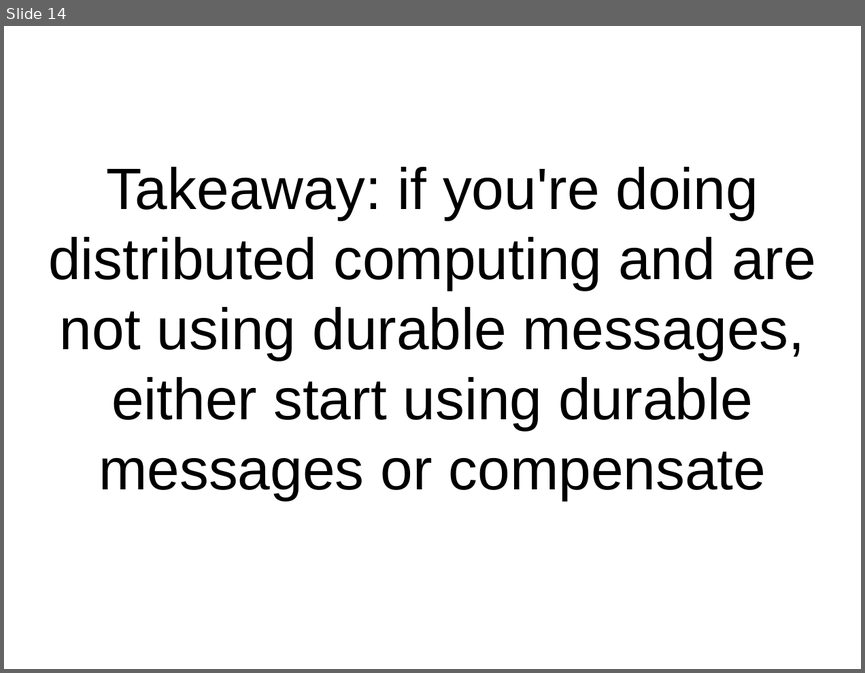
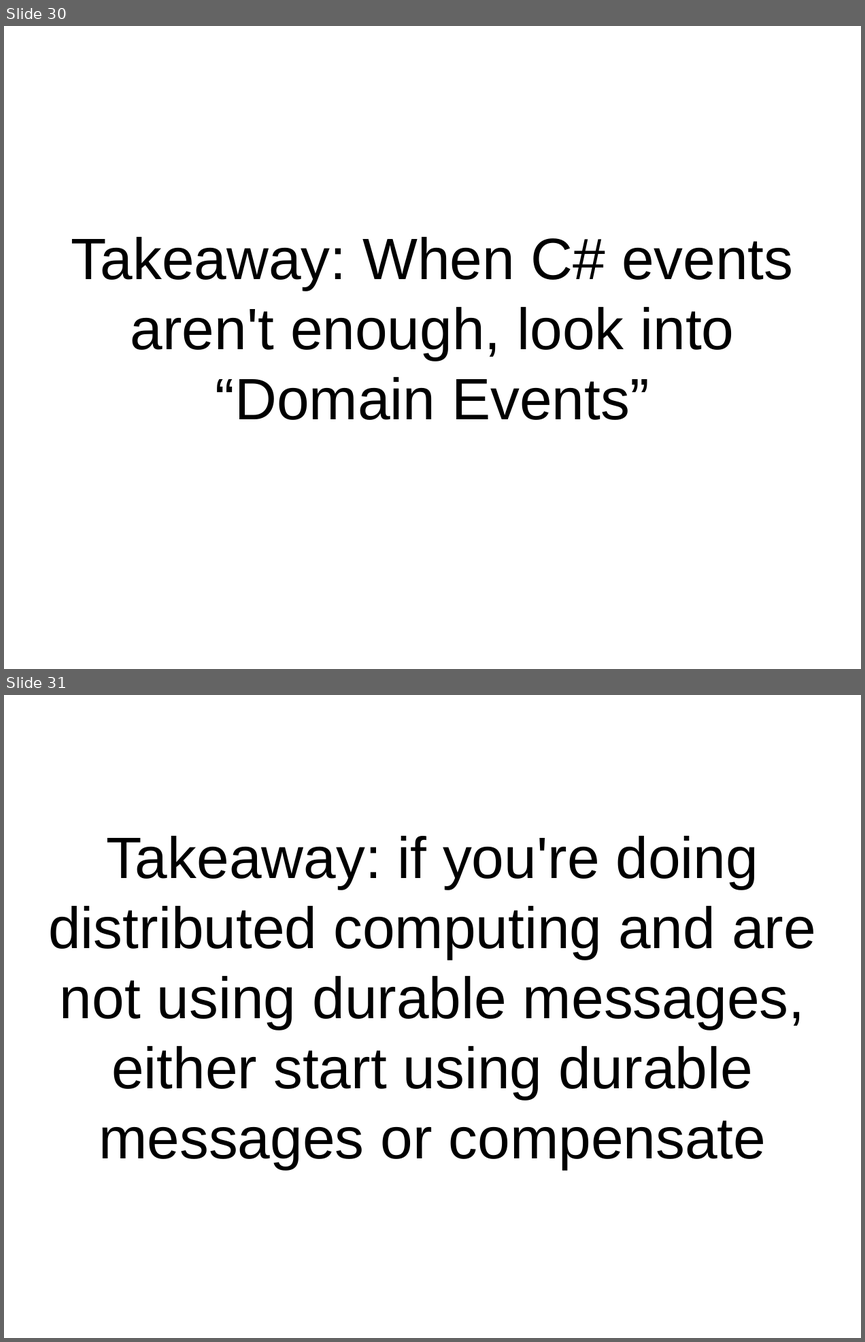
Before and after one commit to pseale/presentation-message-passing, a slide deck: message-passing.odp. Shown one above the other, each under a label of ours: slide 14 before the commit, slides 30 and 31 after it. The pictures are 865x673 and 865x1342 pixels, drawn with LibreOffice and Linux fonts; fonts in the diff are those of the drawing. Boxes give left, top, right and bottom in pixels: in the first picture for what was removed or moved away, otherwise in the second. Text is boxed around its words. In the diff, an @@ line names an element or a change of style, - is before the commit and + after.

```diff
--- a/message-passing.odp
+++ b/message-passing.odp
@@ slide 30 added at box(4, 26, 861, 669), background #FFFFFF @@
@@ subtitle added at box(71, 237, 793, 420), 54 pt, text #000000 @@
+Takeaway: When C# events aren't enough, look into “Domain Events”
@@ what was slide 14 is now slide 31 @@
```
Also in this commit, not shown: 4 slides changed, 17 other slides added, 1 slide removed, 5 other files.
